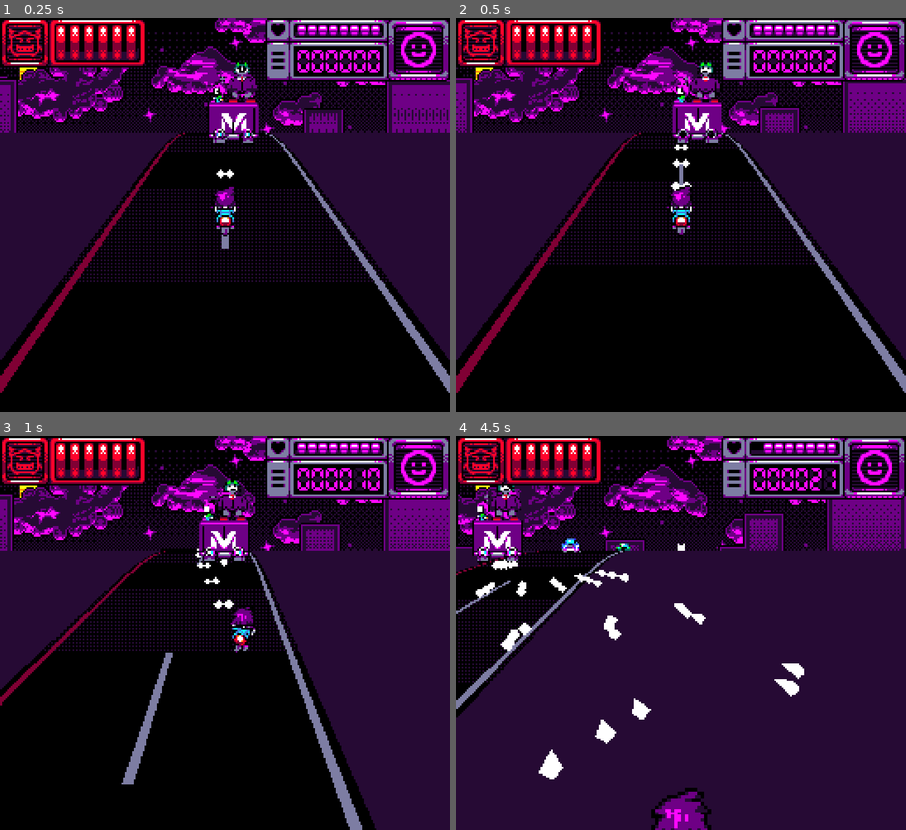
Above: before the commit, frames 1-4 (two rows, left to right).
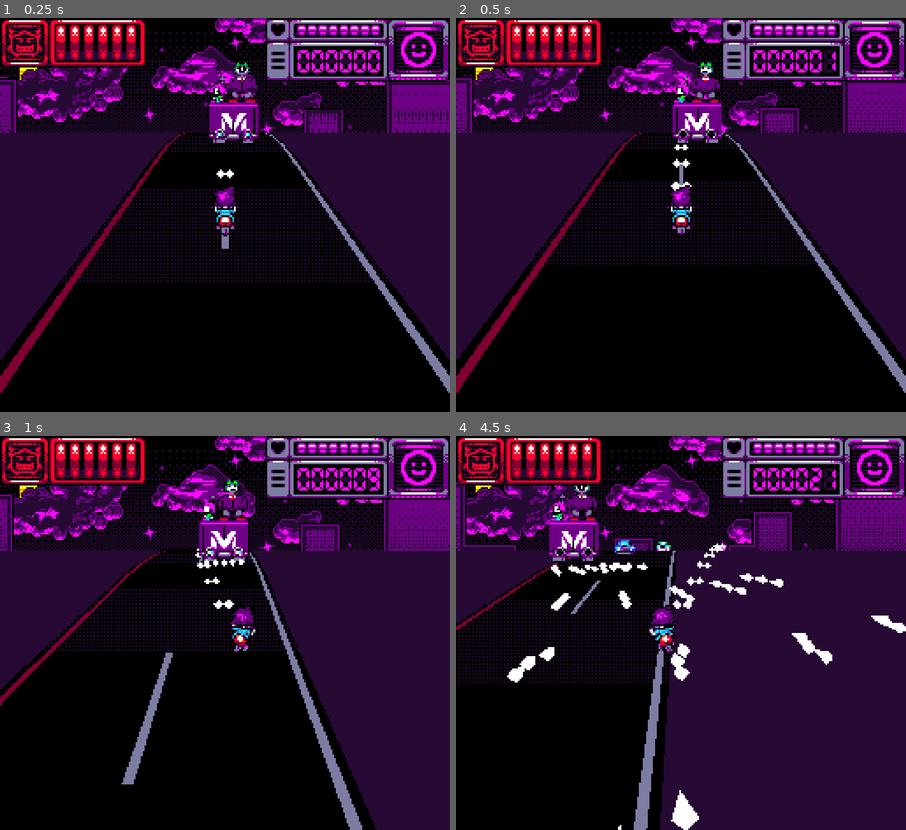
Above: after the commit, the same moments.

Repository: many-hats-team/lospecjam2
Game: Godot game, scene res://main.tscn
Two runs of this game, one before a commit and one after it. Both use one fixed random seed, a clock stepped at 60 frames per second and the inputs below.
Inputs:
- Up to frame 1 (0.25 s): no input
- Up to frame 2 (0.5 s): no input
- Up to frame 3 (1 s): hold D (player_right) from 0.53 s (still down)
- Up to frame 4 (4.5 s): release D (player_right) at 1.28 s; hold S (player_down) 1.28-2.03 s; hold D (player_right) 2.03-2.78 s; hold W (player_up) 2.78-3.53 s; hold A (player_left) from 3.53 s (still down)

Frame 1 is identical in both runs. In frame 2, less than 0.1% of the frame differs, in the area x 81-85%, y 8-14%; in frame 3, 0.1%; in frame 4, 36%, in the area x 0-100%, y 0-100%.

Commit message:
Add score display smoothing

Diff:
--- a/project/scenes/protoboss.tscn
+++ b/project/scenes/protoboss.tscn
@@ -16,7 +16,7 @@
 aim = 1
 speed = 3.0
 spread = 0.3
-offset = 0.0
+offset = 0.5
 count = 5
 reload_time = 1.0
 burst_count = 3
--- a/project/scripts/ui/player_ui.gd
+++ b/project/scripts/ui/player_ui.gd
@@ -9,6 +9,10 @@
 @onready var _pips := util.multidup(%Pip, COUNT_PIPS, -6.0)
 
 
+var display_score := 0.0
+var target_score := 0.0
+
+
 func _ready() -> void:
 	_on_lives_changed(mgmt.player_lives)
 	mgmt.player_lives_changed.connect(_on_lives_changed)
@@ -17,12 +21,23 @@
 	mgmt.score_changed.connect(_on_score_changed)
 
 
+func _process(delta: float) -> void:
+	if display_score != target_score:
+		display_score = util.damp(display_score, target_score, 1.0, 10.0 * delta)
+		_display(int(round(display_score)))
+
+
+
 func _on_lives_changed(lives: int) -> void:
 	for i in range(COUNT_PIPS):
 		_pips[i].visible = i < lives
 
 
 func _on_score_changed(score: int) -> void:
+	target_score = score
+
+
+func _display(n: int) -> void:
 	for i in range(COUNT_DIGITS):
-		_digits[i].frame = posmod(score, 10)
-		score /= 10
+		_digits[i].frame = posmod(n, 10)
+		n /= 10
--- a/project/scripts/util.gd
+++ b/project/scripts/util.gd
@@ -11,3 +11,6 @@
 		sprite.position.x += offset
 	out.append(sprite)
 	return out
+
+static func damp(source, target, base, time_scale):
+	return lerp(source, target, 1 - base * exp(-time_scale))
